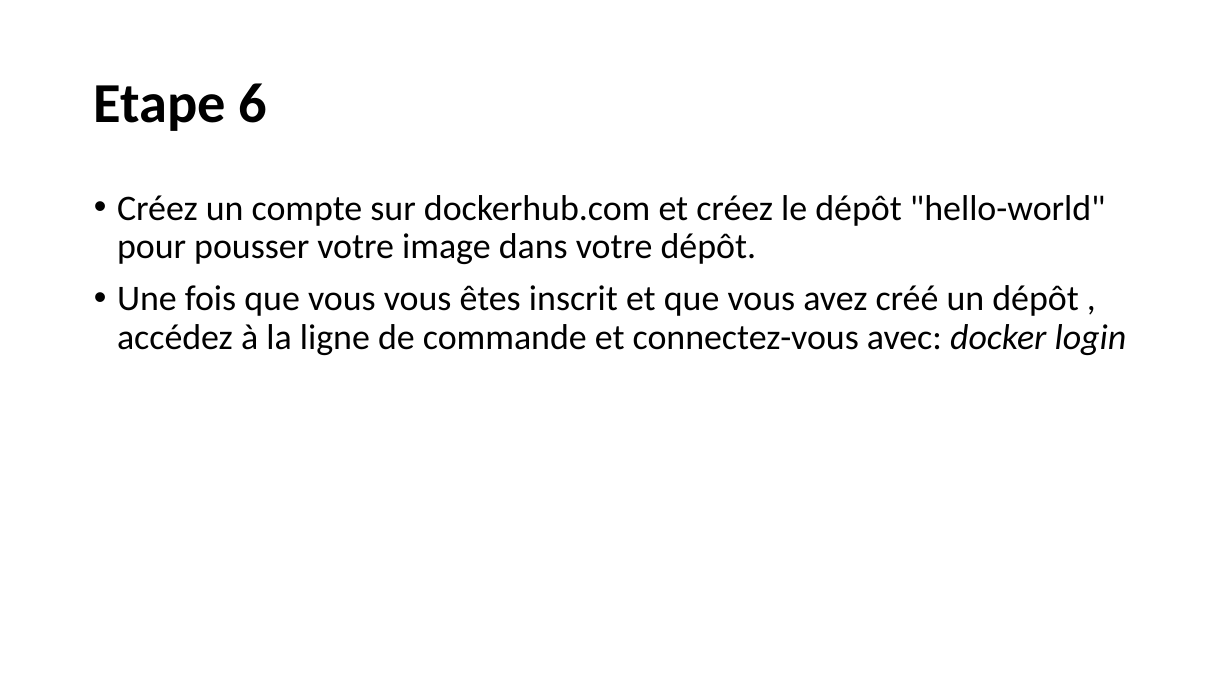
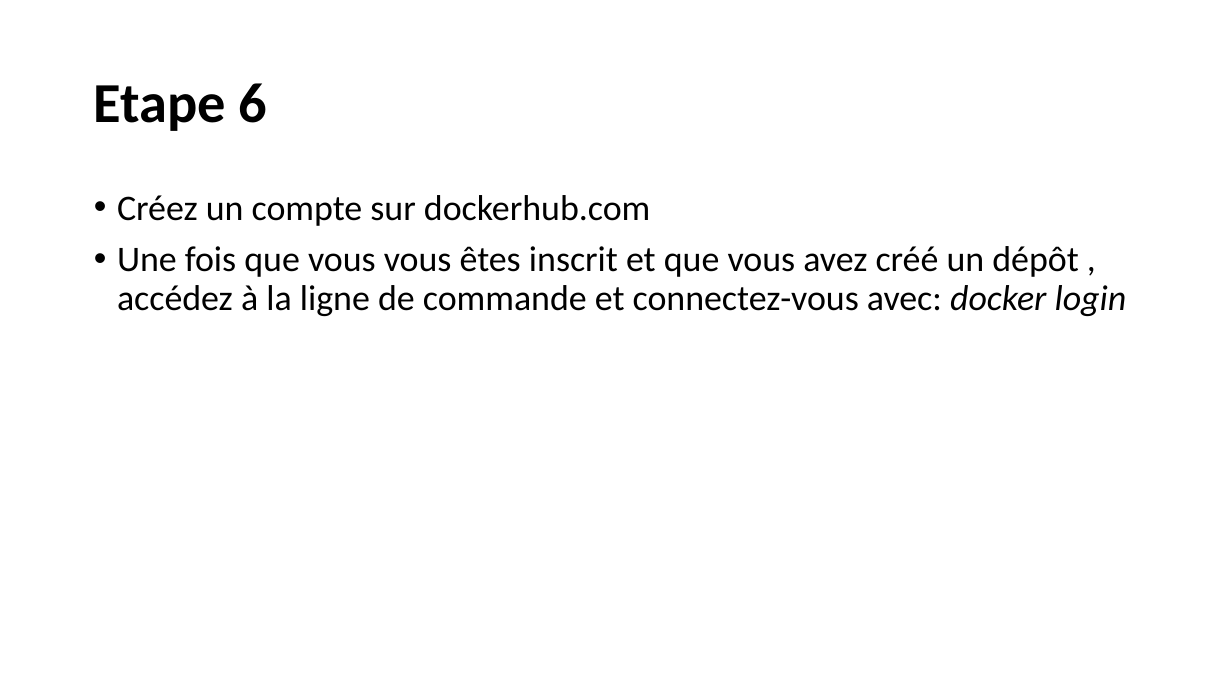
Before and after one commit to mohamadsabra/GLG203, a slide deck: slide 12 of Tutoriel.pptx (slide 9 before the commit). Drawn at 1232x693 pixels with LibreOffice and Linux fonts; fonts in the diff are those of the drawing. Boxes give left, top, right and bottom in pixels: in the first picture for what was removed or moved away, otherwise in the second. Text is boxed around its words. In the diff, an @@ line names an element or a change of style, - is before the commit and + after.

```diff
--- a/Tutoriel.pptx
+++ b/Tutoriel.pptx
@@ text at bbox=[117, 195, 650, 226]: text changed @@
-• Créez un compte sur dockerhub.com et créez le dépôt "hello-world" pour pousser votre image dans votre dépôt.
+• Créez un compte sur dockerhub.com
```
Also in this commit, not shown: 5 other slides changed, 5 slides added.
